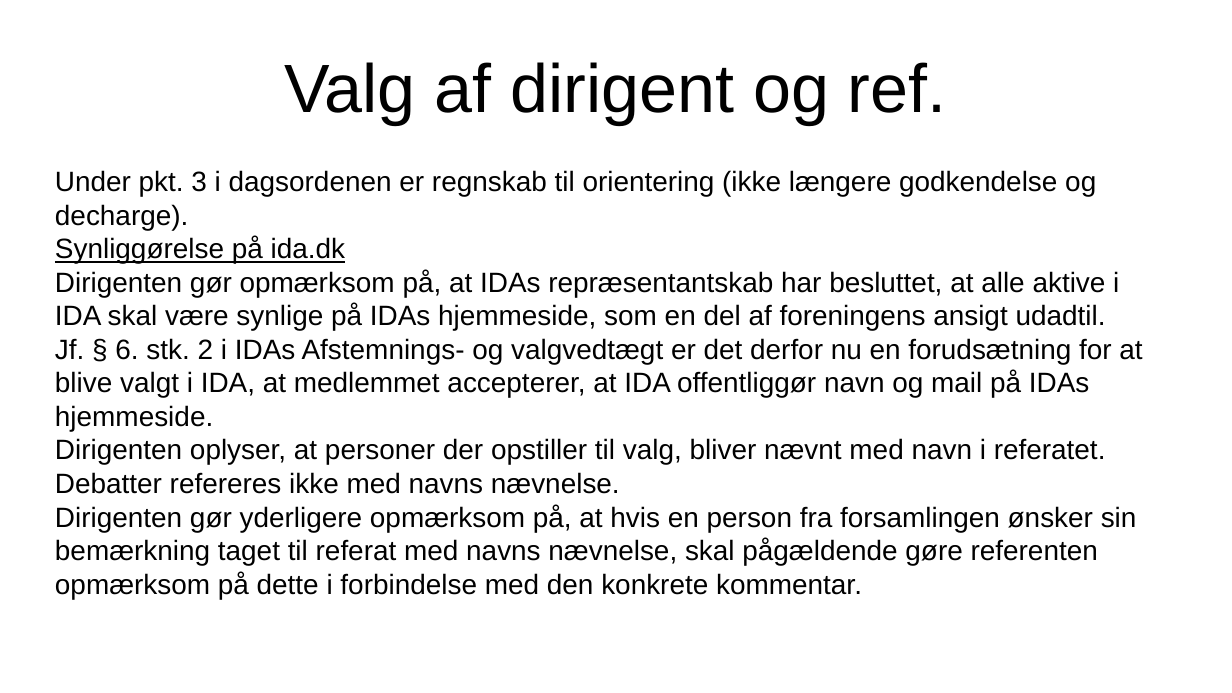
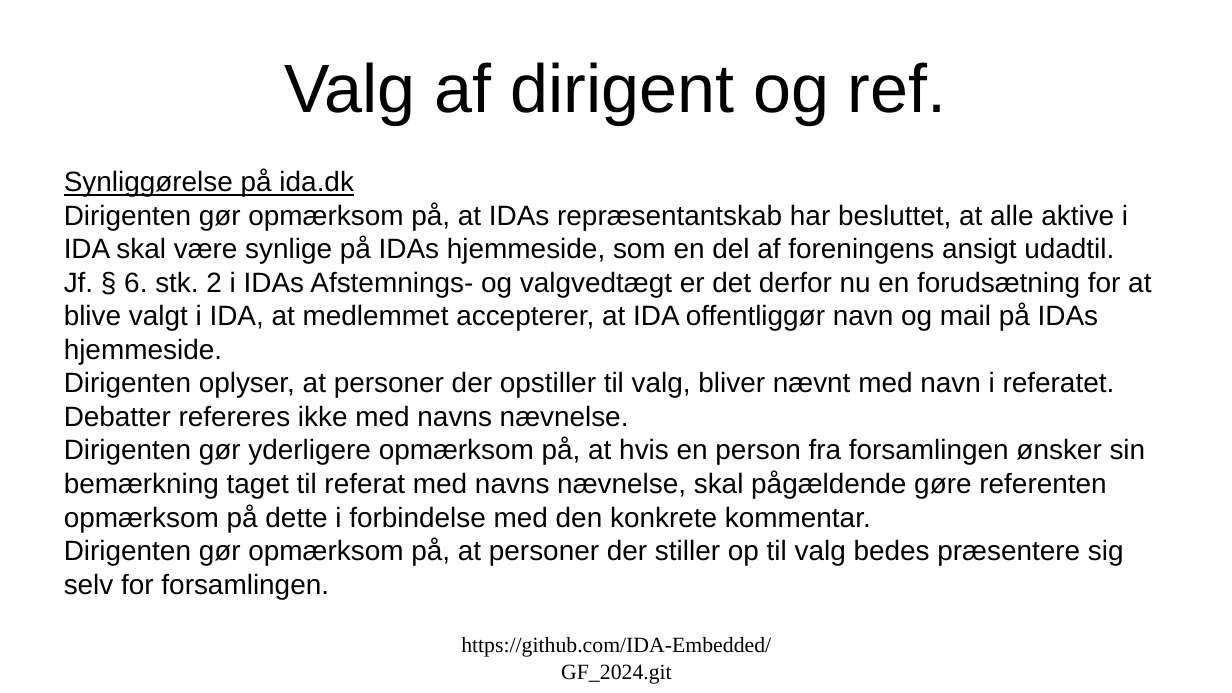
Before and after one commit to IDA-Embedded/GF_2024, a slide deck: slide 3 of IDA_embedded_GF_2024.odp. Drawn at 1232x693 pixels with LibreOffice and Linux fonts; fonts in the diff are those of the drawing. Boxes give left, top, right and bottom in pixels: in the first picture for what was removed or moved away, otherwise in the second. Text is boxed around its words. In the diff, an @@ line names an element or a change of style, - is before the commit and + after.

```diff
--- a/IDA_embedded_GF_2024.odp
+++ b/IDA_embedded_GF_2024.odp
@@ text "Synliggørelse på ida.dk": place and size @@
-text "Synliggørelse på ida.dk" at <box>55,170,1142,599</box>
+text "Synliggørelse på ida.dk" at <box>64,169,1151,599</box>
@@ text at <box>55,170,1096,230</box>: paragraph removed @@
-Under pkt. 3 i dagsordenen er regnskab til orientering (ikke længere godkendelse og decharge).
@@ text at <box>64,538,1124,599</box>: paragraph added @@
+Dirigenten gør opmærksom på, at personer der stiller op til valg bedes præsentere sig selv for forsamlingen.
@@ text added at <box>461,637,771,684</box>, 14 pt, text #000000 @@
+https://github.com/IDA-Embedded/GF_2024.git
```
Also in this commit, not shown: 5 other slides changed, 4 slides added, 3 other files.
